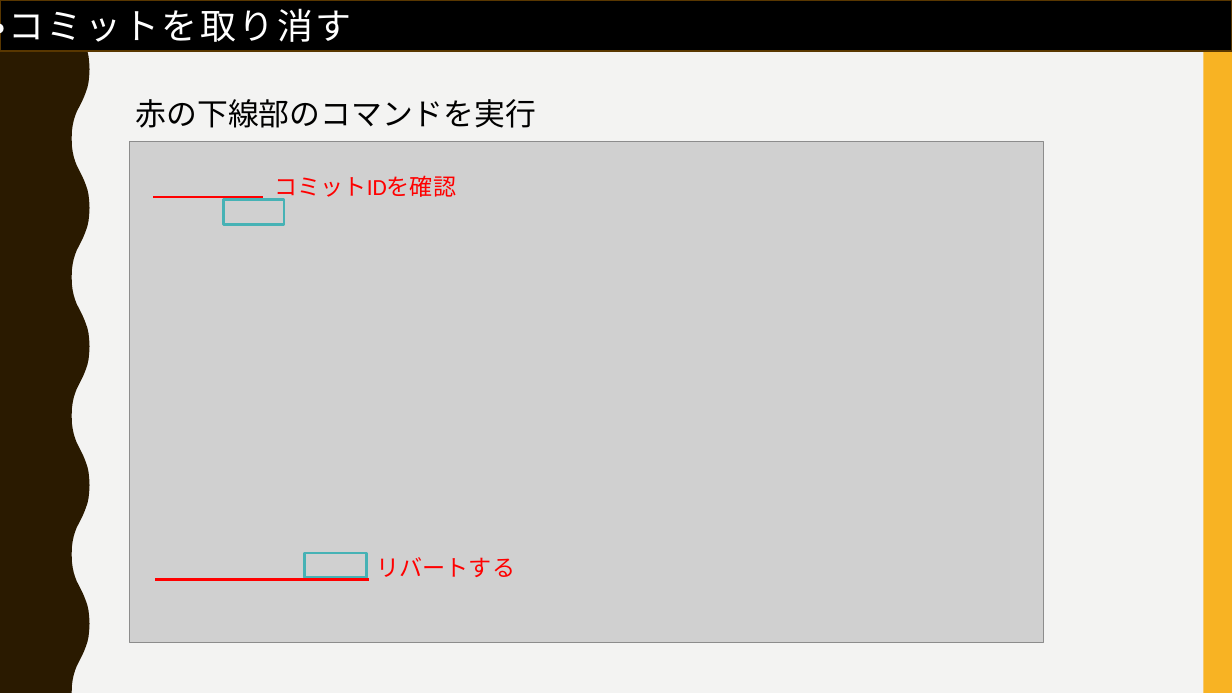
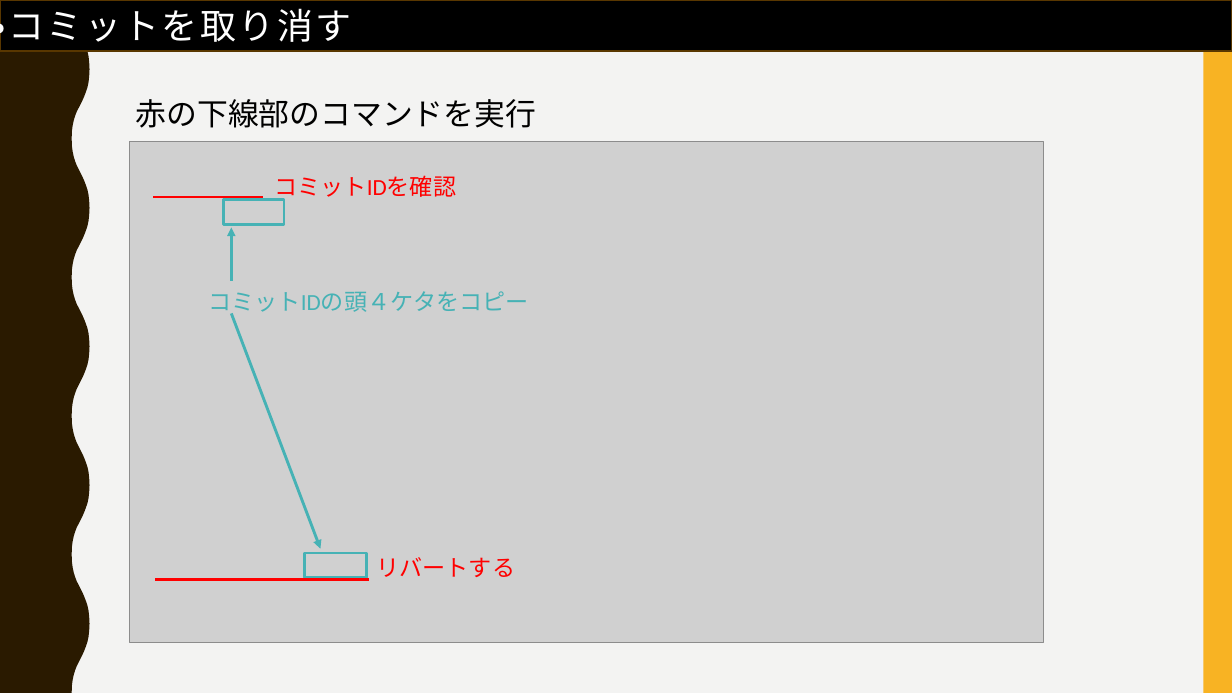
Before and after one commit to FIY24554/git_test, a slide deck: slide 12 of gitについて_松家.pptx (slide 15 before the commit). Drawn at 1232x693 pixels with LibreOffice and Linux fonts; fonts in the diff are those of the drawing; grey boxes stand for pictures. Boxes give left, top, right and bottom in pixels: in the first picture for what was removed or moved away, otherwise in the second. Text is boxed around its words. In the diff, an @@ line names an element or a change of style, - is before the commit and + after.

```diff
--- a/gitについて_松家.pptx
+++ b/gitについて_松家.pptx
@@ arrow added from (231, 281) to (231, 227), #46B2B5 2.25 pt @@
@@ text added at [209, 291, 529, 316], 18 pt, text #46B2B5 @@
+コミットIDの頭４ケタをコピー
@@ arrow added from (231, 313) to (321, 549), #46B2B5 2.25 pt @@
```
Also in this commit, not shown: 3 slides removed.
